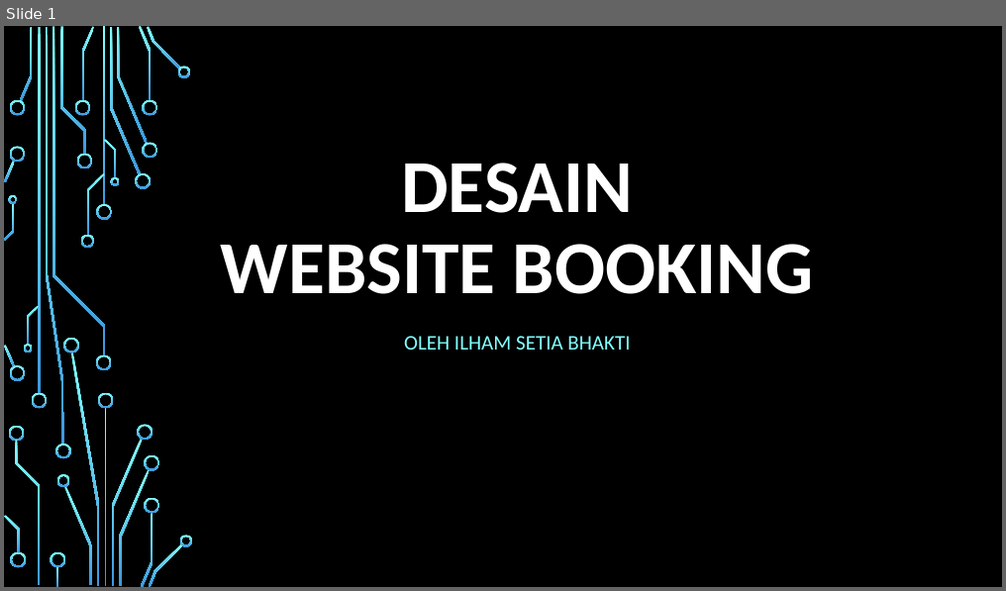
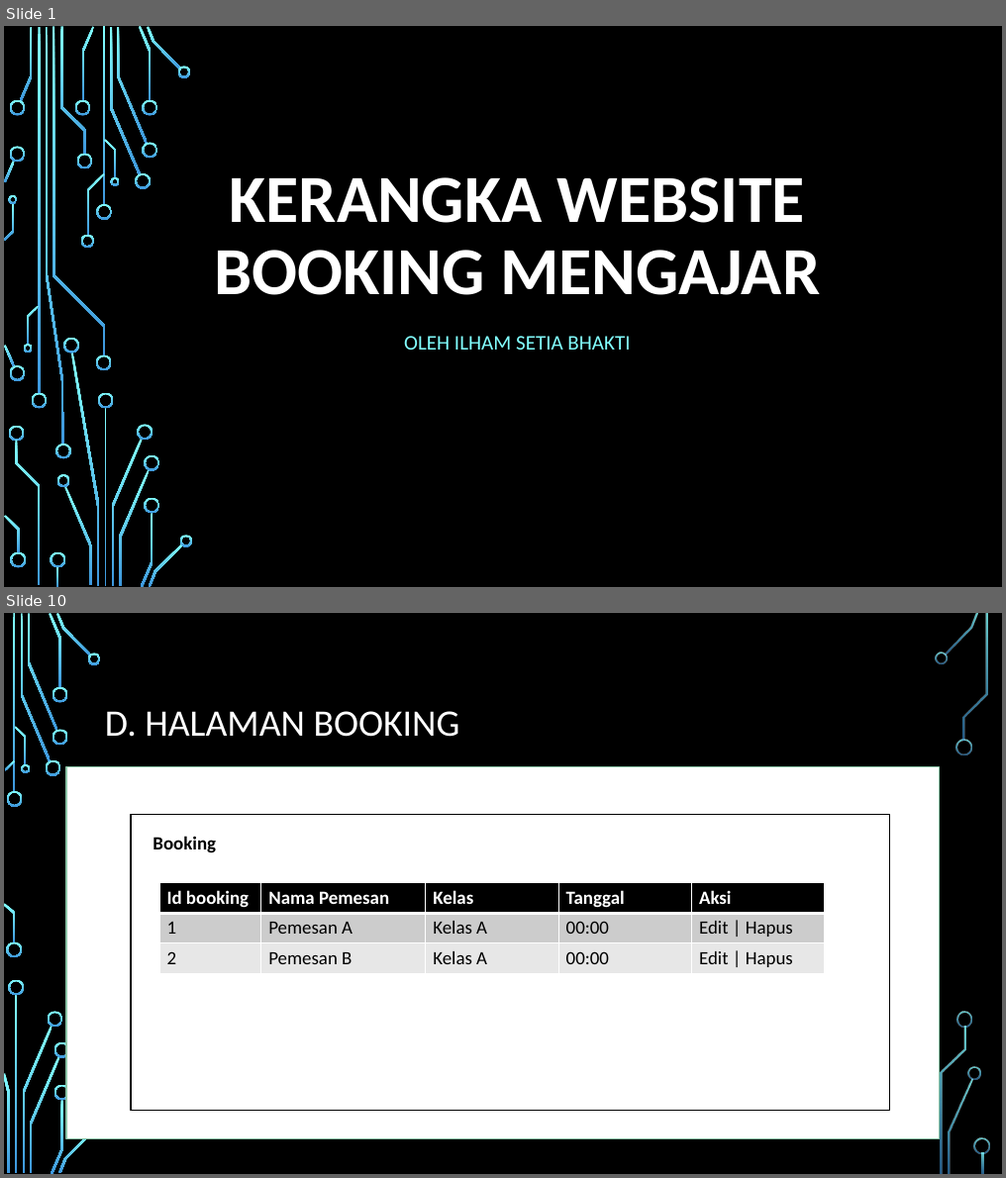
Before and after one commit to ilham513/mybooking, a slide deck: desain aplikasi my booking.pptx. Shown one above the other, each under a label of ours: slide 1 before the commit, slides 1 and 10 after it; the slides between them are not shown. The pictures are 1006x591 and 1006x1178 pixels, drawn with LibreOffice and Linux fonts; fonts in the diff are those of the drawing; background and template pictures are left out. Boxes give left, top, right and bottom in pixels: in the first picture for what was removed or moved away, otherwise in the second. Text is boxed around its words. In the diff, an @@ line names an element or a change of style, - is before the commit and + after.

```diff
--- a/desain aplikasi my booking.pptx
+++ b/desain aplikasi my booking.pptx
@@ slide 10 added at box(4, 613, 1002, 1174), background picture (left out) @@
@@ title added at box(105, 711, 460, 737), 36 pt, text #FFFFFF @@
+D. HALAMAN BOOKING
@@ rectangle added at box(66, 767, 939, 1140), fill #FFFFFF, outline #8AC4A7 1.25 pt @@
@@ rectangle added at box(131, 814, 890, 1110), fill #FFFFFF, outline #000000 1.25 pt @@
@@ text added at box(152, 836, 216, 854), 18 pt, text #000000, bold @@
+Booking
@@ table added at box(159, 883, 826, 974), 3 rows, 5 columns @@
+Id booking | Nama Pemesan | Kelas | Tanggal | Aksi
+1 | Pemesan A | Kelas A | 00:00 | Edit | Hapus
+2 | Pemesan B | Kelas A | 00:00 | Edit | Hapus
@@ text added at box(472, 1023, 550, 1054), 18 pt, text #FFFFFF @@
+Login
@@ group added at box(4, 613, 990, 1174): 32 freeform shapes, 3 rectangles @@
@@ slide 1 changed as well @@
@@ title at box(214, 177, 820, 295): text changed; size 72 to 64.8 pt @@
-DESAIN
-WEBSITE BOOKING
+KERANGKA WEBSITE
+BOOKING MENGAJAR
```
Also in this commit, not shown: 1 other slide changed, 8 other slides added, 1 slide removed.
